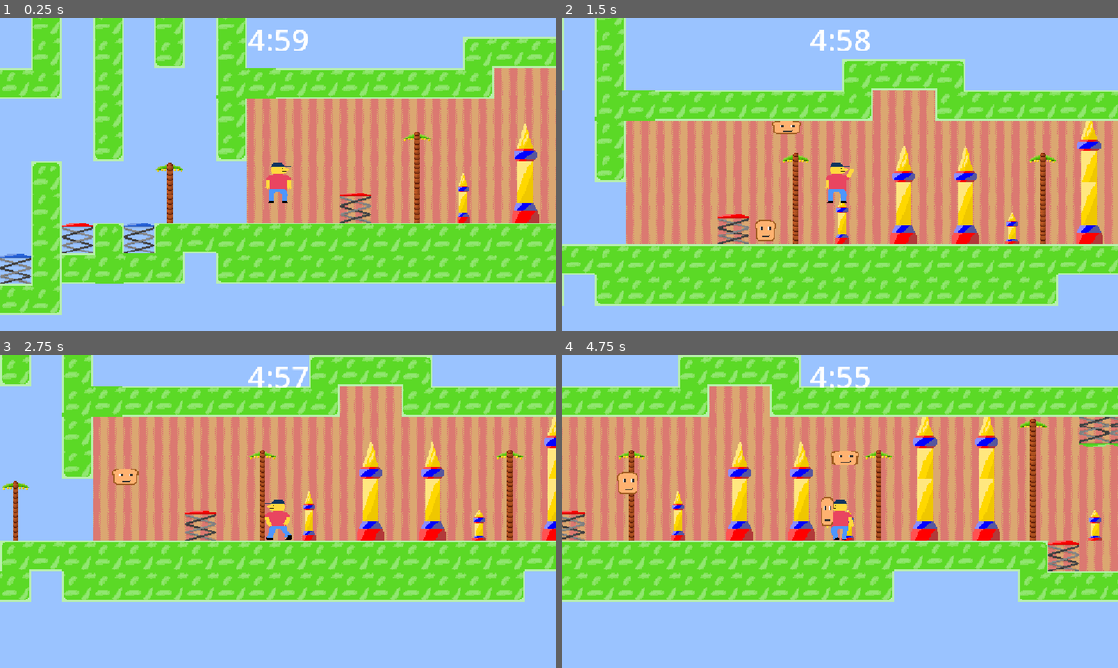
Above: before the commit, frames 1-4 (two rows, left to right).
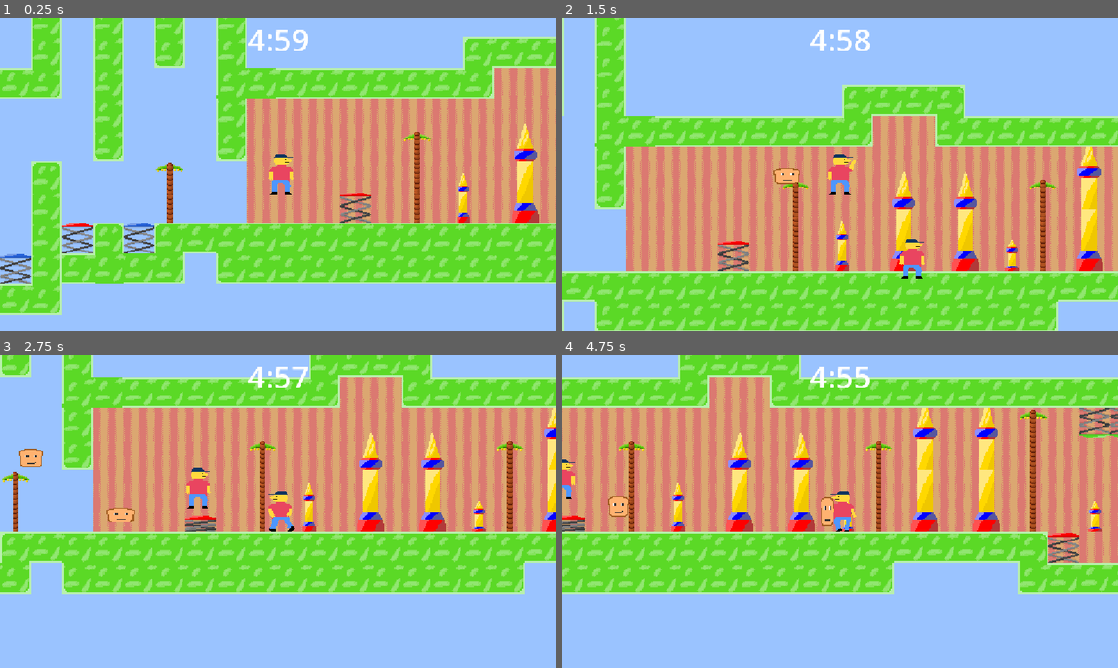
Above: after the commit, the same moments.

Repository: ropva/haven-game
Game: Godot game, scene res://scenes/main.tscn
The game is run twice, just before and just after one commit, with the same random seed, the same clock (stepped at 60 frames per second) and the same inputs.
Inputs:
- Up to frame 1 (0.25 s): no input
- Up to frame 2 (1.5 s): tap Enter (ui_accept) at 0.5, 0.77 s; hold F (shoot) 0.53-1.28 s; hold Right (ui_right) from 0.53 s (still down); tap F (shoot) at 1.35 s
- Up to frame 3 (2.75 s): tap Enter (ui_accept) at 1.52 s; release Right (ui_right) at 2.03 s; hold Left (ui_left) from 2.03 s (still down); hold F (shoot) from 2.03 s (still down)
- Up to frame 4 (4.75 s): release Left (ui_left) at 2.78 s; release F (shoot) at 2.78 s; hold Right (ui_right) 2.78-4.28 s; tap F (shoot) at 2.85, 4.35 s; tap Enter (ui_accept) at 3.02, 3.77, 4.52 s; hold F (shoot) 3.53-4.28 s; hold Left (ui_left) from 4.28 s (still down)

The runs differ from the first frame. In frame 1, 0.5% of the frame differs, in the area x 47-53%, y 43-60%; in frame 2, 47%, in the area x 0-100%, y 0-100%; in frame 3, 31%; in frame 4, 33%.

Commit message:
huigyggh

Diff:
--- /dev/null
+++ b/enemy.gd
@@ -0,0 +1,72 @@
+extends CharacterBody2D
+
+@export var tile_map_layer: TileMapLayer
+
+const SPEED = 300.0
+const JUMP_VELOCITY = -600.0
+const GRAVITY = 600.0
+var nav: EnemyNav
+var path: PackedInt64Array = []   # astar node ids
+var path_i := 0
+var repath_timer := 0.0
+
+@export var player: CharacterBody2D
+
+func setup(n: EnemyNav, layer: TileMapLayer, p: CharacterBody2D) -> void:
+	nav = n
+	tile_map_layer = layer   # used by your existing _check_bounce_tile()
+	player = p
+
+func _physics_process(delta: float) -> void:
+	velocity.y += GRAVITY * delta
+	repath_timer -= delta
+	if repath_timer <= 0.0 and is_on_floor():
+		repath_timer = 0.3
+		_repath()
+	_follow_path()
+	move_and_slide()
+	_check_bounce_tile()   # your existing function
+
+func _cell_here() -> Vector2i:
+	return Global.nav.layer.local_to_map(Global.nav.layer.to_local(global_position + Vector2(0, 8)))
+
+func _repath() -> void:
+	var from_cell := _cell_here()
+	var to_cell := Global.nav.layer.local_to_map(Global.nav.layer.to_local(player.global_position + Vector2(0, 8)))
+	# snap to nearest known nodes if not exactly on one
+	var a := Global.nav.astar.get_closest_point(Global.nav.layer.map_to_local(from_cell))
+	var b := Global.nav.astar.get_closest_point(Global.nav.layer.map_to_local(to_cell))
+	path = Global.nav.astar.get_id_path(a, b)
+	path_i = 1 if path.size() > 1 else 0
+
+func _follow_path() -> void:
+	if path_i >= path.size():
+		velocity.x = move_toward(velocity.x, 0, SPEED)
+		return
+	var target_pos := Global.nav.astar.get_point_position(path[path_i])
+	var dx := target_pos.x - global_position.x
+
+	if absf(dx) < 4.0 and is_on_floor():
+		path_i += 1            # reached this node, go to the next
+		return
+
+	# Pad edge: walk onto the pad; bounce triggers in _check_bounce_tile().
+	# In the air, keep steering toward the landing node.
+	var dir := signf(dx)
+	velocity.x = dir * SPEED
+
+func _check_bounce_tile() -> void:
+	var feet := global_position + Vector2(0, 8)
+	var coords := tile_map_layer.local_to_map(tile_map_layer.to_local(feet))
+	var data := tile_map_layer.get_cell_tile_data(coords)
+	if data and data.get_custom_data("bouncy"):
+		velocity.y = JUMP_VELOCITY*float(data.get_custom_data("bounce_mult"))
+		tile_map_layer.press_tile(coords)
+		return
+	var head := global_position - Vector2(0, 8)
+	coords = tile_map_layer.local_to_map(tile_map_layer.to_local(head))
+	data = tile_map_layer.get_cell_tile_data(coords)
+	if data and data.get_custom_data("bouncy"):
+		velocity.y = JUMP_VELOCITY*float(data.get_custom_data("bounce_mult"))
+		tile_map_layer.press_tile(coords)
+		return
--- /dev/null
+++ b/enemy.tscn
@@ -0,0 +1,63 @@
+[gd_scene format=3 uid="uid://dju5wv2mnvk42"]
+
+[ext_resource type="Script" uid="uid://dhtp3p44g0s2o" path="res://enemy.gd" id="1_4gyqm"]
+[ext_resource type="Texture2D" uid="uid://cnj0nhigc4pu0" path="res://res/player.png" id="2_qi2p4"]
+
+[sub_resource type="CapsuleShape2D" id="CapsuleShape2D_y0iyi"]
+height = 42.0
+
+[sub_resource type="AtlasTexture" id="AtlasTexture_qhqgy"]
+atlas = ExtResource("2_qi2p4")
+region = Rect2(0, 0, 32, 64)
+
+[sub_resource type="AtlasTexture" id="AtlasTexture_qlg0r"]
+atlas = ExtResource("2_qi2p4")
+region = Rect2(0, 64, 32, 64)
+
+[sub_resource type="AtlasTexture" id="AtlasTexture_g2els"]
+atlas = ExtResource("2_qi2p4")
+region = Rect2(32, 0, 32, 64)
+
+[sub_resource type="AtlasTexture" id="AtlasTexture_dqkch"]
+atlas = ExtResource("2_qi2p4")
+region = Rect2(32, 64, 32, 64)
+
+[sub_resource type="SpriteFrames" id="SpriteFrames_3vyb7"]
+animations = [{
+"frames": [{
+"duration": 1.0,
+"texture": SubResource("AtlasTexture_qhqgy")
+}],
+"loop": 1,
+"name": &"default",
+"speed": 5.0
+}, {
+"frames": [{
+"duration": 1.0,
+"texture": SubResource("AtlasTexture_qlg0r")
+}],
+"loop": 1,
+"name": &"shoot",
+"speed": 5.0
+}, {
+"frames": [{
+"duration": 1.0,
+"texture": SubResource("AtlasTexture_g2els")
+}, {
+"duration": 1.0,
+"texture": SubResource("AtlasTexture_dqkch")
+}],
+"loop": 1,
+"name": &"walk",
+"speed": 10.0
+}]
+
+[node name="enemy" type="CharacterBody2D" unique_id=1054328299]
+script = ExtResource("1_4gyqm")
+
+[node name="CollisionShape2D" type="CollisionShape2D" parent="." unique_id=1847780091]
+shape = SubResource("CapsuleShape2D_y0iyi")
+
+[node name="sprite" type="AnimatedSprite2D" parent="." unique_id=1822829589]
+position = Vector2(0, -2)
+sprite_frames = SubResource("SpriteFrames_3vyb7")
--- /dev/null
+++ b/enemy_nav.gd
@@ -0,0 +1,115 @@
+class_name EnemyNav
+extends RefCounted
+
+enum Edge { WALK, FALL, PAD }
+
+const MAX_DROP := 10          # max cells an enemy may fall on purpose
+const SIM_DT := 1.0 / 60.0
+
+var layer: TileMapLayer
+var astar := AStar2D.new()
+var id_of: Dictionary = {}    # Vector2i -> int
+var cell_of: Dictionary = {}  # int -> Vector2i
+var edge_info: Dictionary = {} # Vector2i(from_id, to_id) -> {type, dir}
+
+# These must match the enemy's real movement values
+var speed: float
+var gravity: float
+var jump_velocity: float
+
+func _is_bouncy(c: Vector2i) -> bool:
+	var d := layer.get_cell_tile_data(c)
+	return d != null and d.get_custom_data("bouncy")
+
+func _is_solid(c: Vector2i) -> bool:
+	var d := layer.get_cell_tile_data(c)
+	# Solid = has collision and isn't a jump pad. Adjust to your tileset.
+	return d != null and not d.get_custom_data("bouncy") \
+		and d.get_collision_polygons_count(0) > 0
+
+func _standable(c: Vector2i) -> bool:
+	if _is_solid(c):
+		return false
+	return _is_solid(c + Vector2i.DOWN) or _is_bouncy(c)
+
+func build(l: TileMapLayer, spd: float, grav: float, jump_v: float) -> void:
+	layer = l; speed = spd; gravity = grav; jump_velocity = jump_v
+	astar.clear(); id_of.clear(); cell_of.clear(); edge_info.clear()
+
+	# 1) nodes
+	for c in layer.get_used_cells():
+		# candidates: the cell above every used cell, plus pads themselves
+		for cand in [c + Vector2i.UP, c]:
+			if not id_of.has(cand) and _standable(cand):
+				var id := astar.get_available_point_id()
+				astar.add_point(id, layer.map_to_local(cand))
+				id_of[cand] = id
+				cell_of[id] = cand
+
+	# 2) edges
+	for id in cell_of:
+		var c: Vector2i = cell_of[id]
+		for dx in [-1, 1]:
+			var n := c + Vector2i(dx, 0)
+			if _is_solid(n):
+				continue
+			if id_of.has(n):
+				_link(id, id_of[n], Edge.WALK, dx, true)
+			else:
+				var land := _find_fall_landing(n)
+				if land != Vector2i.MAX and id_of.has(land):
+					_link(id, id_of[land], Edge.FALL, dx, false)
+		if _is_bouncy(c):
+			_add_pad_edges(id, c)
+
+func _find_fall_landing(start: Vector2i) -> Vector2i:
+	var c := start
+	for i in MAX_DROP:
+		if _is_solid(c):
+			return Vector2i.MAX
+		if _standable(c):
+			return c
+		c += Vector2i.DOWN
+	return Vector2i.MAX
+
+func _link(a: int, b: int, type: Edge, dir: int, two_way: bool) -> void:
+	if a == b: return
+	astar.connect_points(a, b, two_way)
+	edge_info[Vector2i(a, b)] = {"type": type, "dir": dir}
+	if two_way:
+		edge_info[Vector2i(b, a)] = {"type": type, "dir": -dir}
+
+func _add_pad_edges(pad_id: int, pad_cell: Vector2i) -> void:
+	var mult := float(layer.get_cell_tile_data(pad_cell).get_custom_data("bounce_mult"))
+	for dir in [-1, 0, 1]:
+		var land := _simulate_launch(pad_cell, dir, jump_velocity * mult)
+		if land != Vector2i.MAX and id_of.has(land) and land != pad_cell:
+			var to_id: int = id_of[land]
+			if not edge_info.has(Vector2i(pad_id, to_id)):  # keep first/cheapest
+				_link(pad_id, to_id, Edge.PAD, dir, false)
+
+func _simulate_launch(pad_cell: Vector2i, dir: int, vy: float) -> Vector2i:
+	var pos := layer.map_to_local(pad_cell)
+	var vel := Vector2(dir * speed, vy)
+	for i in 600:  # ~10 seconds max
+		vel.y += gravity * SIM_DT
+		var next := pos + vel * SIM_DT
+		var next_cell := layer.local_to_map(next)
+		# wall: kill horizontal movement
+		if _is_solid(layer.local_to_map(Vector2(next.x, pos.y))):
+			vel.x = 0.0
+			next.x = pos.x
+		# ceiling: kill upward movement
+		if vel.y < 0.0 and _is_solid(layer.local_to_map(Vector2(next.x, next.y - 8))):
+			vel.y = 0.0
+			next.y = pos.y
+		# landing
+		if vel.y > 0.0:
+			var feet_cell := layer.local_to_map(Vector2(next.x, next.y + 8))
+			if _is_solid(feet_cell):
+				var land := feet_cell + Vector2i.UP
+				return land if _standable(land) else Vector2i.MAX
+		pos = next
+		if pos.y > layer.map_to_local(Vector2i(0, 10000)).y:
+			break
+	return Vector2i.MAX
--- a/project.godot
+++ b/project.godot
@@ -12,6 +12,7 @@
 
 config/name="haven-game"
 run/main_scene="uid://ccy3nufcpah6b"
+config/quit_on_go_back=false
 config/features=PackedStringArray("4.7", "Mobile")
 boot_splash/bg_color=Color(0.60391915, 0.7636565, 1, 1)
 config/icon="res://icon.svg"
--- a/scenes/global.gd
+++ b/scenes/global.gd
@@ -1,2 +1,3 @@
 extends Node
 var has_ended = false;
+var nav := EnemyNav.new()
--- a/scenes/main.gd
+++ b/scenes/main.gd
@@ -1,6 +1,7 @@
 extends Node2D
 # In seconds
 var timer = 5 * 60
+
 
 # Called when the node enters the scene tree for the first time.
 func _ready() -> void:
@@ -10,6 +11,7 @@
 	%player.jump_pad_activated.connect(func(coords: Vector2):
 		pass
 	)
+	Global.nav.build($TileMapLayer, 300, 600, -600)
 
 
 # Called every frame. 'delta' is the elapsed time since the previous frame.
--- a/scenes/main.tscn
+++ b/scenes/main.tscn
@@ -4,6 +4,7 @@
 [ext_resource type="TileSet" uid="uid://fs78aljg5b3j" path="res://res/terrain_tileset.tres" id="2_jyhfs"]
 [ext_resource type="PackedScene" uid="uid://c2mq7cakvpexk" path="res://scenes/player.tscn" id="3_sugp2"]
 [ext_resource type="Script" uid="uid://bb6u3anatrrnq" path="res://scenes/tile_map_layer.gd" id="3_tbgi4"]
+[ext_resource type="PackedScene" uid="uid://dju5wv2mnvk42" path="res://enemy.tscn" id="5_tbgi4"]
 
 [node name="Main" type="Node2D" unique_id=1510547566]
 scale = Vector2(2, 2)
@@ -67,3 +68,8 @@
 unique_name_in_owner = true
 visible = false
 color = Color(0.32915878, 0.32915825, 0.32915848, 1)
+
+[node name="enemy" parent="." unique_id=1948771556 node_paths=PackedStringArray("tile_map_layer", "player") instance=ExtResource("5_tbgi4")]
+position = Vector2(409.5, 1.5)
+tile_map_layer = NodePath("../TileMapLayer")
+player = NodePath("../player")
--- a/scenes/player.tscn
+++ b/scenes/player.tscn
@@ -4,7 +4,7 @@
 [ext_resource type="Texture2D" uid="uid://cnj0nhigc4pu0" path="res://res/player.png" id="2_g2els"]
 
 [sub_resource type="CapsuleShape2D" id="CapsuleShape2D_y0iyi"]
-height = 60.0
+height = 42.0
 
 [sub_resource type="AtlasTexture" id="AtlasTexture_qhqgy"]
 atlas = ExtResource("2_g2els")
@@ -61,6 +61,6 @@
 [node name="Camera2D" type="Camera2D" parent="." unique_id=951207184]
 
 [node name="sprite" type="AnimatedSprite2D" parent="." unique_id=1822829589]
-position = Vector2(0, -2)
+position = Vector2(3, -11)
 sprite_frames = SubResource("SpriteFrames_3vyb7")
 animation = &"shoot"
Not shown, added: enemy.gd.uid
Not shown, added: enemy_nav.gd.uid
Not shown, added: scenes/main.tscn8018305097.tmp
Not shown, added: scenes/main.tscn8200660170.tmp
Not shown, added: scenes/main.tscn8278183986.tmp
Not shown, added: scenes/main.tscn8852741599.tmp
Not shown, added: scenes/main.tscn8896581701.tmp
Not shown, added: scenes/main.tscn8907381734.tmp
Not shown, added: scenes/main.tscn8938142043.tmp
Not shown, added: scenes/main.tscn8950029174.tmp
